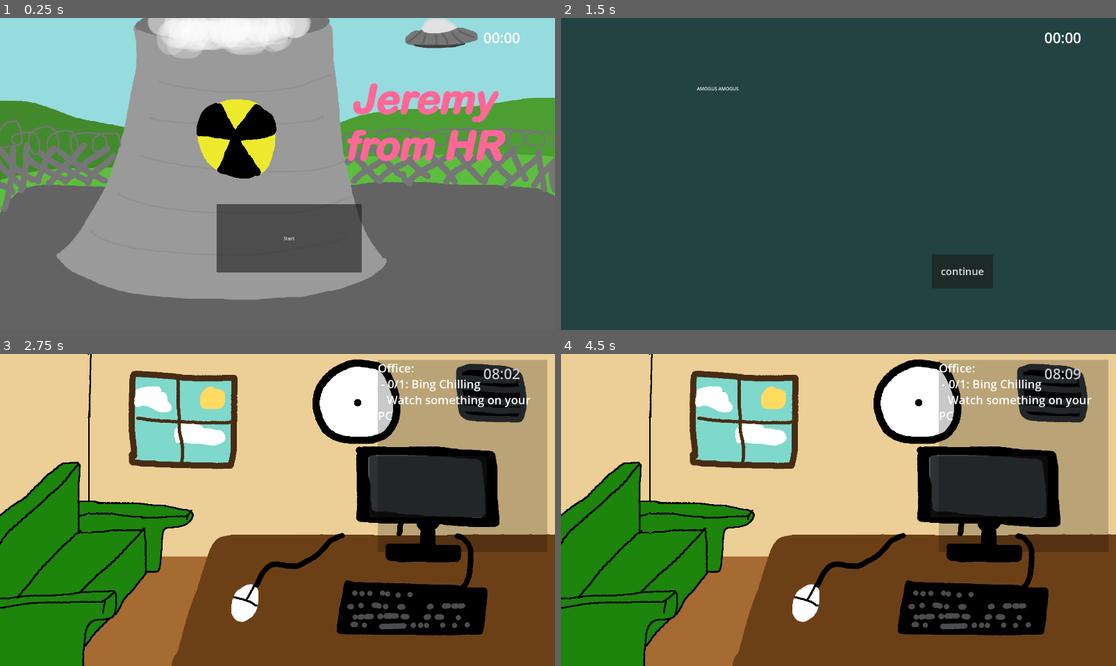
Above: before the commit, frames 1-4 (two rows, left to right).
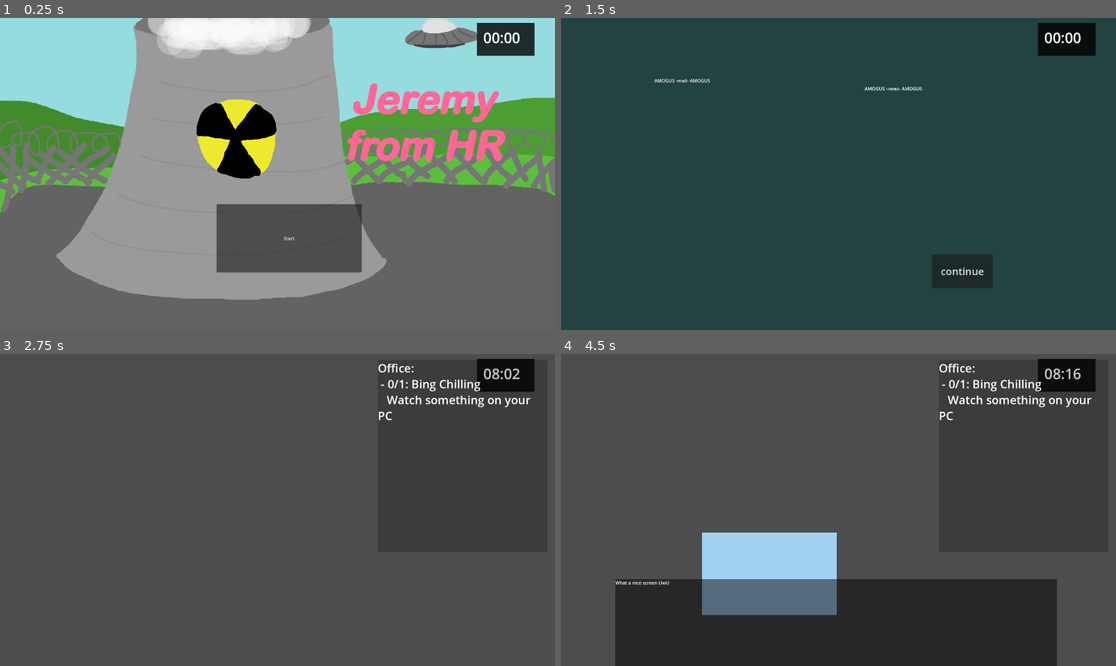
Above: after the commit, the same moments.

Repository: TheWalkingLapis/BrackeysGameJam2025_1
Game: Godot game, scene res://scenes/game_manager.tscn
Two runs of this game, one before a commit and one after it. Both use one fixed random seed, a clock stepped at 60 frames per second and the inputs below.
Inputs (mouse positions are in pixels of both pictures, inside the frame that each line leads up to; where the layout moved, square brackets give the same spot in the first picture):
- Up to frame 1 (0.25 s): no input
- Up to frame 2 (1.5 s): click (771, 239) [988, 149] at 0.5 s; click "Start" at 1.25 s
- Up to frame 3 (2.75 s): click "continue" at 2 s
- Up to frame 4 (4.5 s): click (771, 575) [988, 485] at 2.75 s; click (838, 622) at 3.52 s; click (771, 575) [988, 485] at 4.25 s

The runs differ from the first frame. In frame 1, 1.1% of the frame differs, in the area x 85-97%, y 1-13%; in frame 2, 1.2%; in frame 3, 98%; in frame 4, 99%, in the area x 0-100%, y 0-100%.

Commit message:
added new text option

Diff:
--- a/scenes/debug_ui.tscn
+++ b/scenes/debug_ui.tscn
@@ -12,6 +12,19 @@
 mouse_filter = 2
 script = ExtResource("1_w7dx4")
 
+[node name="ColorRect" type="ColorRect" parent="."]
+layout_mode = 1
+anchors_preset = 15
+anchor_right = 1.0
+anchor_bottom = 1.0
+offset_left = 1650.0
+offset_top = 17.0
+offset_right = -71.0
+offset_bottom = -949.0
+grow_horizontal = 2
+grow_vertical = 2
+color = Color(0, 0, 0, 0.8)
+
 [node name="Clock" type="RichTextLabel" parent="."]
 layout_mode = 0
 offset_left = 1672.0
--- a/scenes/rooms/office.tscn
+++ b/scenes/rooms/office.tscn
@@ -1,8 +1,17 @@
-[gd_scene load_steps=4 format=3 uid="uid://cfbphyo7451bl"]
+[gd_scene load_steps=8 format=3 uid="uid://cfbphyo7451bl"]
 
 [ext_resource type="Script" path="res://scripts/office.gd" id="1_24yk3"]
-[ext_resource type="Texture2D" uid="uid://di44kl2jjjuge" path="res://imgs/office_placeholder.png" id="2_uskp3"]
+[ext_resource type="Texture2D" uid="uid://xvl1b0pnqunb" path="res://imgs/office.png" id="2_4oge3"]
 [ext_resource type="PackedScene" uid="uid://dihw1bwmo6omg" path="res://scenes/tasks/task_1_1_office.tscn" id="3_jjpo7"]
+
+[sub_resource type="StyleBoxEmpty" id="StyleBoxEmpty_ky8xr"]
+
+[sub_resource type="StyleBoxFlat" id="StyleBoxFlat_iqwsi"]
+bg_color = Color(0.637508, 0.818402, 0.95278, 1)
+
+[sub_resource type="StyleBoxEmpty" id="StyleBoxEmpty_w2qgq"]
+
+[sub_resource type="StyleBoxEmpty" id="StyleBoxEmpty_gbdd0"]
 
 [node name="Office" type="Control"]
 layout_mode = 3
@@ -14,13 +23,14 @@
 script = ExtResource("1_24yk3")
 
 [node name="TextureRect" type="TextureRect" parent="."]
+texture_filter = 1
 layout_mode = 1
 anchors_preset = 15
 anchor_right = 1.0
 anchor_bottom = 1.0
 grow_horizontal = 2
 grow_vertical = 2
-texture = ExtResource("2_uskp3")
+texture = ExtResource("2_4oge3")
 
 [node name="Clickables" type="Control" parent="."]
 layout_mode = 1
@@ -32,10 +42,14 @@
 
 [node name="PCScreen" type="Button" parent="Clickables"]
 layout_mode = 0
-offset_left = 1278.0
-offset_top = 353.0
-offset_right = 1684.0
-offset_bottom = 565.0
+offset_left = 487.0
+offset_top = 619.0
+offset_right = 954.0
+offset_bottom = 904.0
+theme_override_styles/focus = SubResource("StyleBoxEmpty_ky8xr")
+theme_override_styles/hover = SubResource("StyleBoxFlat_iqwsi")
+theme_override_styles/pressed = SubResource("StyleBoxEmpty_w2qgq")
+theme_override_styles/normal = SubResource("StyleBoxEmpty_gbdd0")
 
 [node name="Tasks" type="Control" parent="."]
 anchors_preset = 0
--- a/scenes/text_manager.tscn
+++ b/scenes/text_manager.tscn
@@ -1,6 +1,16 @@
-[gd_scene load_steps=2 format=3 uid="uid://dam4nevijq3sp"]
+[gd_scene load_steps=7 format=3 uid="uid://dam4nevijq3sp"]
 
 [ext_resource type="Script" path="res://scripts/text_manager.gd" id="1_0stk4"]
+
+[sub_resource type="StyleBoxEmpty" id="StyleBoxEmpty_4vasi"]
+
+[sub_resource type="StyleBoxEmpty" id="StyleBoxEmpty_yaqb2"]
+
+[sub_resource type="StyleBoxEmpty" id="StyleBoxEmpty_83fpe"]
+
+[sub_resource type="StyleBoxEmpty" id="StyleBoxEmpty_uap28"]
+
+[sub_resource type="StyleBoxEmpty" id="StyleBoxEmpty_ro7ce"]
 
 [node name="TextManager" type="Control"]
 layout_mode = 3
@@ -12,36 +22,97 @@
 mouse_filter = 2
 script = ExtResource("1_0stk4")
 
-[node name="RichTextLabel" type="RichTextLabel" parent="."]
+[node name="News_and_Mail" type="Control" parent="."]
+layout_mode = 1
+anchors_preset = 15
+anchor_right = 1.0
+anchor_bottom = 1.0
+grow_horizontal = 2
+grow_vertical = 2
+mouse_filter = 2
+
+[node name="News_Text" type="RichTextLabel" parent="News_and_Mail"]
 layout_mode = 0
-offset_left = 470.0
+offset_left = 1050.0
 offset_top = 233.0
 offset_right = 1472.0
 offset_bottom = 752.0
 bbcode_enabled = true
-text = "Test"
+text = "News"
 
-[node name="Buttons" type="Control" parent="."]
-anchors_preset = 0
-offset_left = 467.0
-offset_top = 816.0
-offset_right = 1494.0
-offset_bottom = 937.0
-mouse_filter = 2
+[node name="Mail_Text" type="RichTextLabel" parent="News_and_Mail"]
+layout_mode = 0
+offset_left = 323.0
+offset_top = 205.0
+offset_right = 841.0
+offset_bottom = 806.0
+bbcode_enabled = true
+text = "Mail"
 
-[node name="Continue" type="Button" parent="Buttons"]
+[node name="NAM_Continue" type="Button" parent="News_and_Mail"]
 layout_mode = 1
 anchors_preset = 6
 anchor_left = 1.0
 anchor_top = 0.5
 anchor_right = 1.0
 anchor_bottom = 0.5
-offset_left = -211.0
-offset_top = -59.0
-offset_bottom = 59.0
+offset_left = -637.0
+offset_top = 277.5
+offset_right = -426.0
+offset_bottom = 395.5
 grow_horizontal = 0
 grow_vertical = 2
 theme_override_font_sizes/font_size = 35
 text = "continue"
 
-[connection signal="pressed" from="Buttons/Continue" to="." method="_on_continue_pressed"]
+[node name="Interaction" type="Control" parent="."]
+layout_mode = 1
+anchors_preset = 15
+anchor_right = 1.0
+anchor_bottom = 1.0
+grow_horizontal = 2
+grow_vertical = 2
+mouse_filter = 2
+
+[node name="Interaction_Box" type="ColorRect" parent="Interaction"]
+layout_mode = 0
+offset_left = 187.0
+offset_top = 780.0
+offset_right = 1716.0
+offset_bottom = 1081.0
+mouse_filter = 2
+color = Color(0, 0, 0, 0.486275)
+
+[node name="Interaction_Text" type="RichTextLabel" parent="Interaction/Interaction_Box"]
+layout_mode = 1
+anchors_preset = 7
+anchor_left = 0.5
+anchor_top = 1.0
+anchor_right = 0.5
+anchor_bottom = 1.0
+offset_left = -763.5
+offset_top = -301.0
+offset_right = 762.5
+offset_bottom = -1.0
+grow_horizontal = 2
+grow_vertical = 0
+bbcode_enabled = true
+text = "MOIN"
+
+[node name="INT_Continue" type="Button" parent="Interaction/Interaction_Box"]
+layout_mode = 1
+anchors_preset = 15
+anchor_right = 1.0
+anchor_bottom = 1.0
+offset_left = 1.0
+offset_right = 1.0
+grow_horizontal = 2
+grow_vertical = 2
+theme_override_styles/focus = SubResource("StyleBoxEmpty_4vasi")
+theme_override_styles/disabled = SubResource("StyleBoxEmpty_yaqb2")
+theme_override_styles/hover = SubResource("StyleBoxEmpty_83fpe")
+theme_override_styles/pressed = SubResource("StyleBoxEmpty_uap28")
+theme_override_styles/normal = SubResource("StyleBoxEmpty_ro7ce")
+
+[connection signal="pressed" from="News_and_Mail/NAM_Continue" to="." method="_on_nam_continue_pressed"]
+[connection signal="pressed" from="Interaction/Interaction_Box/INT_Continue" to="." method="_on_int_continue_pressed"]
--- a/scripts/game_manager.gd
+++ b/scripts/game_manager.gd
@@ -10,6 +10,7 @@
 var gameState: GameState = GameState.MAIN_MENU
 
 var current_day = 0
+var allow_interaction = true
 
 func _ready():
 	Global.game_manager = self
@@ -38,14 +39,22 @@
 	ui_manager.to_day()
 	time_manager.start_day(day)
 
-func _on_text_continue():
-	match gameState:
-		GameState.PRE_DAY:
-			start_day(current_day)
+func _on_text_in_progress():
+	allow_interaction = false
+
+func _on_text_continue(force):
+	if !force:
+		match gameState:
+			GameState.PRE_DAY:
+				start_day(current_day)
+			GameState.IDLE:
+				print("Text done")
+	allow_interaction = true
 
 func _on_day_done():
 	gameState = GameState.POST_DAY
 	ui_manager.to_post_day()
+	text_manager.clear_text()
 	current_day += 1
 	pause_game(false, true) # always force pause
 
--- a/scripts/office.gd
+++ b/scripts/office.gd
@@ -1,4 +1,6 @@
 extends Room
 
 func _on_pc_screen_pressed():
+	if !Global.game_manager.allow_interaction: return
+	Global.text_manager.display_interaction_text("What a nice screen UwU")
 	Global.time_manager.change_time_speed(2.0)
--- a/scripts/tasks/task_1_1_office.gd
+++ b/scripts/tasks/task_1_1_office.gd
@@ -1,11 +1 @@
 extends Task
-
-
-# Called when the node enters the scene tree for the first time.
-func _ready():
-	pass # Replace with function body.
-
-
-# Called every frame. 'delta' is the elapsed time since the previous frame.
-func _process(delta):
-	pass
--- a/scripts/text_manager.gd
+++ b/scripts/text_manager.gd
@@ -1,18 +1,42 @@
 extends Control
 class_name TextManager
 
-signal finished_text()
+signal text_in_progress()
+signal finished_text(force: bool)
 
-@onready var text_box = $RichTextLabel
-@onready var continue_button = $Buttons/Continue
+@onready var news_and_mail = $News_and_Mail
+@onready var mail_text = $News_and_Mail/Mail_Text
+@onready var news_text = $News_and_Mail/News_Text
+@onready var news_mail_continue_button = $News_and_Mail/NAM_Continue
+
+@onready var interaction = $Interaction
+@onready var interaction_text = $Interaction/Interaction_Box/Interaction_Text
+@onready var interaction_continue_button = $Interaction/Interaction_Box/INT_Continue
 
 func _ready():
-	self.visible = false
+	news_and_mail.visible = false
+	interaction.visible = false
 
 func display_news_and_mail(day):
-	self.visible = true
-	text_box.text = "AMOGUS AMOGUS"
+	text_in_progress.emit()
+	news_and_mail.visible = true
+	mail_text.text = "AMOGUS -mail- AMOGUS"
+	news_text.text = "AMOGUS -news- AMOGUS"
 
-func _on_continue_pressed():
-	self.visible = false
-	finished_text.emit()
+func display_interaction_text(text):
+	text_in_progress.emit()
+	interaction.visible = true
+	interaction_text.text = text
+
+func clear_text():
+	news_and_mail.visible = false
+	interaction.visible = false
+	finished_text.emit(true)
+
+func _on_nam_continue_pressed():
+	news_and_mail.visible = false
+	finished_text.emit(false)
+
+func _on_int_continue_pressed():
+	interaction.visible = false
+	finished_text.emit(false)
